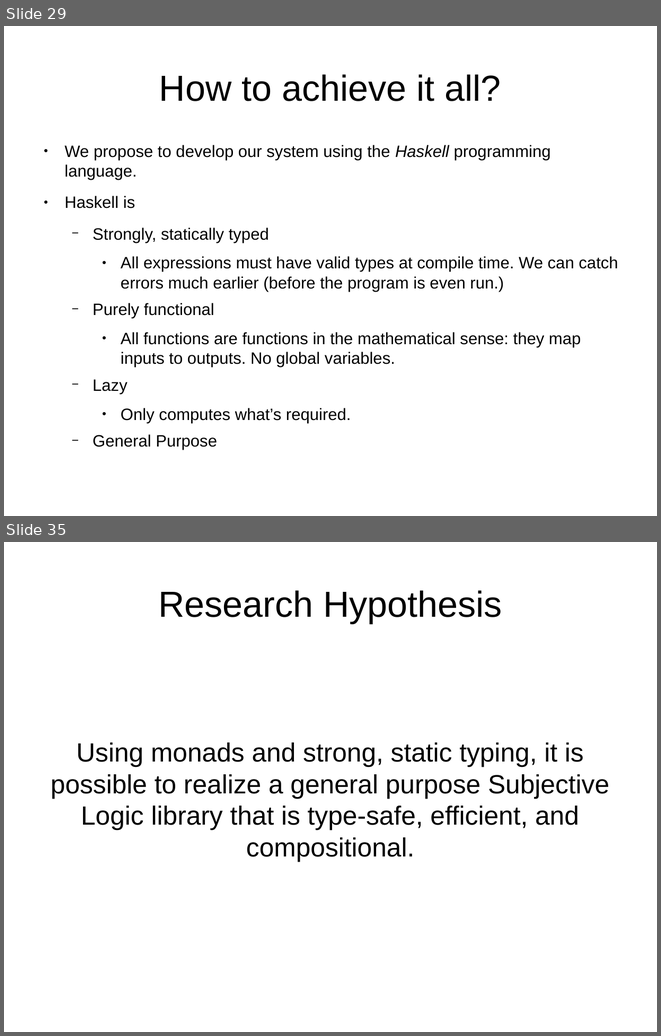
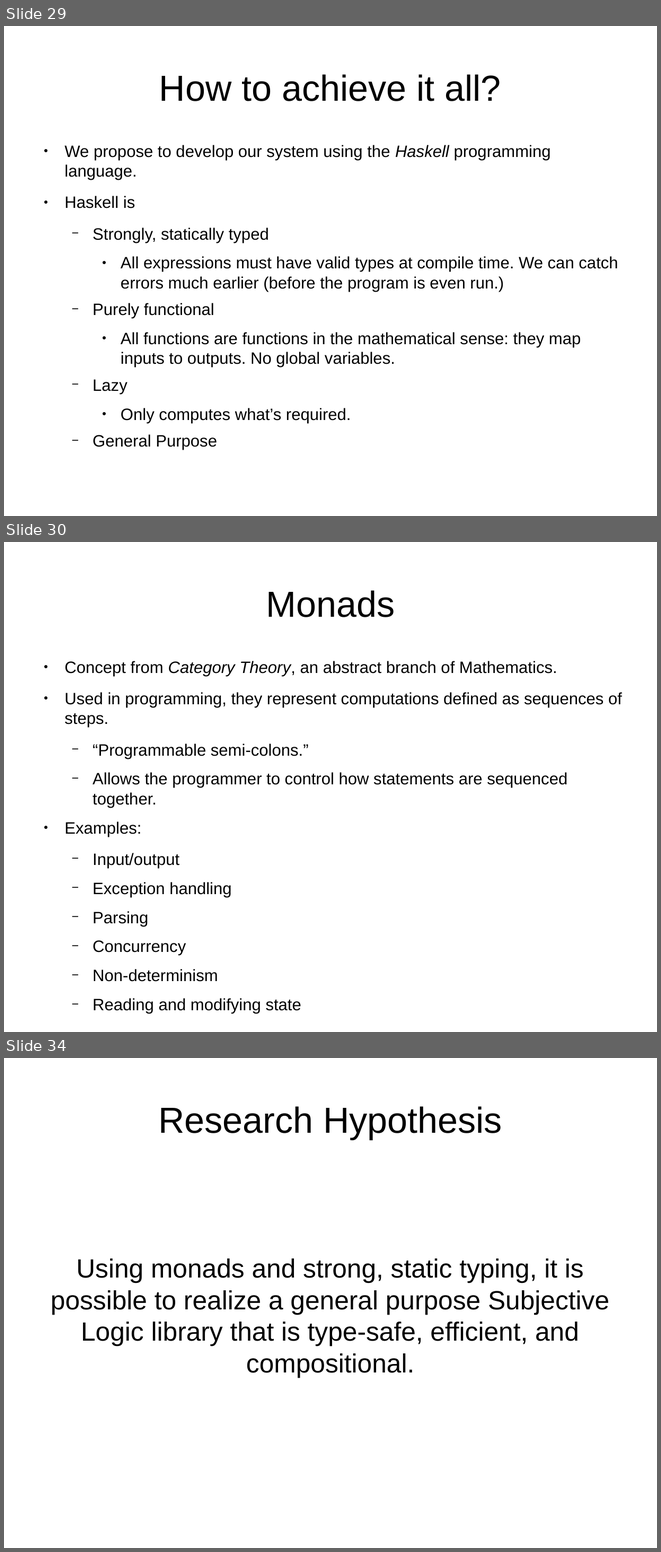
Before and after one commit to bstamour/SLHS, a slide deck: docs/proposal-from-bob.odp. Shown one above the other, each under a label of ours: slides 29 and 35 before the commit, slides 29, 30 and 34 after it; the slides between them are not shown. The pictures are 661x1036 and 661x1552 pixels, drawn with LibreOffice and Linux fonts; fonts in the diff are those of the drawing. Boxes give left, top, right and bottom in pixels: in the first picture for what was removed or moved away, otherwise in the second. Text is boxed around its words. In the diff, an @@ line names an element or a change of style, - is before the commit and + after.

Commit message:
monads. coloured the tables nicely.

```diff
--- a/docs/proposal-from-bob.odp
+++ b/docs/proposal-from-bob.odp
@@ slide 30 added at bbox=[4, 542, 657, 1032], background #FFFFFF @@
@@ title added at bbox=[266, 590, 395, 617], 44 pt, text #000000 @@
+Monads
@@ text added at bbox=[64, 661, 622, 1014], 20 pt, text #000000 @@
+● Concept from Category Theory, an abstract branch of Mathematics.
+● Used in programming, they represent computations defined as sequences of steps.
+  − “Programmable semi-colons.”
+  − Allows the programmer to control how statements are sequenced together.
+● Examples:
+  − Input/output
+  − Exception handling
+  − Parsing
+  − Concurrency
+  − Non-determinism
+  − Reading and modifying state
@@ what was slide 35 is now slide 34 @@
```
Also in this commit, not shown: 7 slides changed, 2 slides removed.
